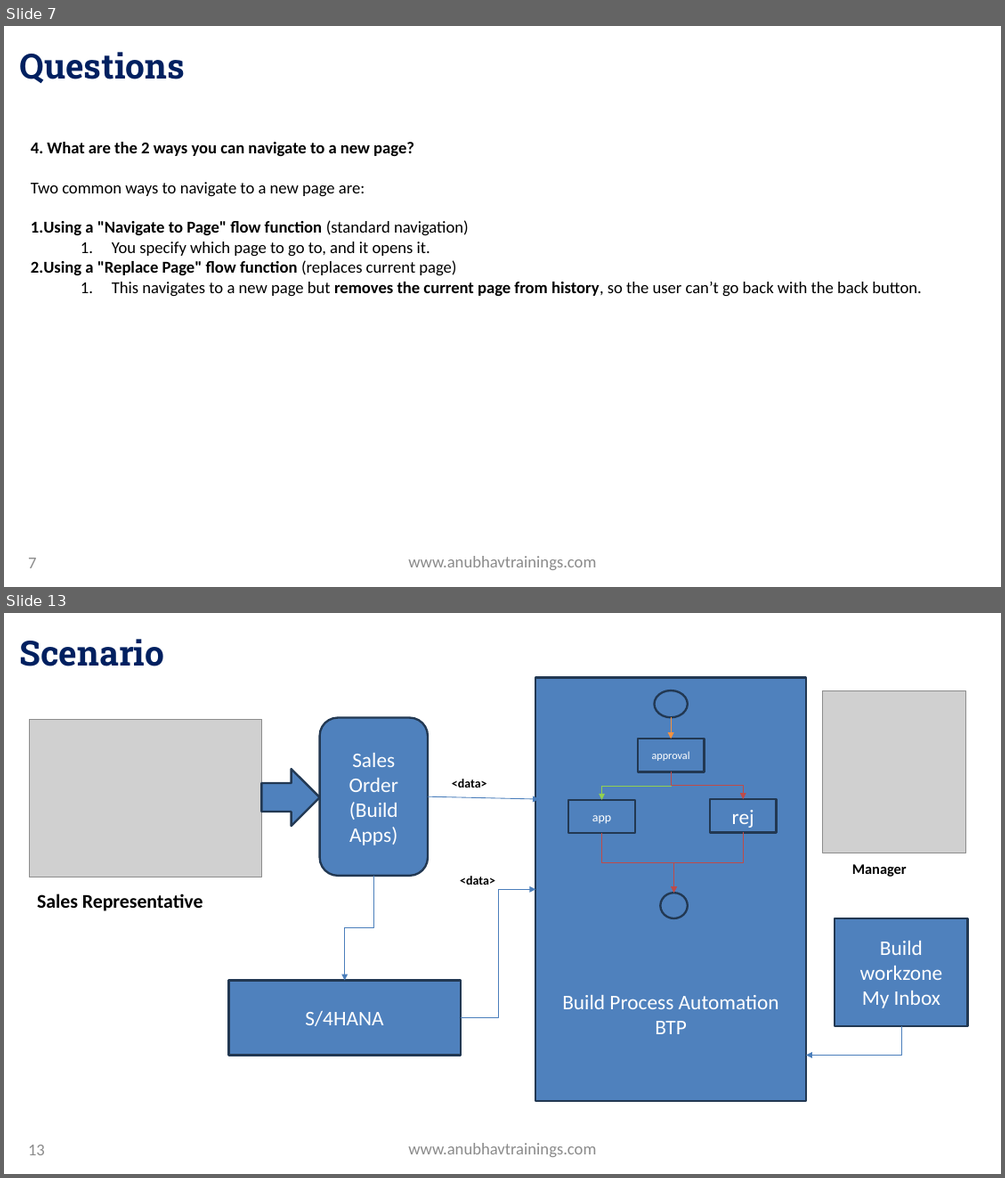
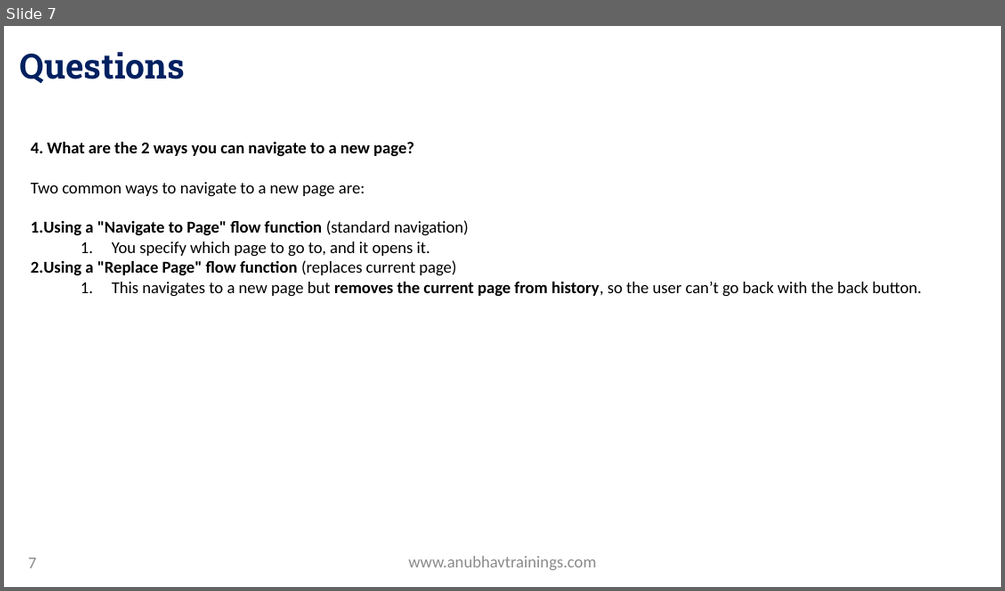
Before and after one commit to soyuztechnologies/SAP_BTP_Build_Apps_Training, a slide deck: Day 7/Day 7 -Build Apps Training.pptx. Shown one above the other, each under a label of ours: slides 7 and 13 before the commit, slide 7 after it; the slides between them are not shown. The pictures are 1005x1178 and 1005x591 pixels, drawn with LibreOffice and Linux fonts; fonts in the diff are those of the drawing; grey boxes stand for pictures; background and template pictures are left out. Boxes give left, top, right and bottom in pixels: in the first picture for what was removed or moved away, otherwise in the second. Text is boxed around its words. In the diff, an @@ line names an element or a change of style, - is before the commit and + after.

```diff
--- a/Day 7/Day 7 -Build Apps Training.pptx
+++ b/Day 7/Day 7 -Build Apps Training.pptx
@@ slide 13 removed at bbox=[4, 613, 1001, 1174], background picture (left out) @@
@@ title removed at bbox=[20, 639, 165, 666] @@
-Scenario
@@ rectangle removed at bbox=[535, 677, 806, 1102] @@
-Build Process Automation
-BTP
@@ ellipse removed at bbox=[654, 690, 687, 718] @@
@@ picture removed at bbox=[822, 690, 965, 852] @@
@@ picture removed at bbox=[30, 719, 261, 877] @@
@@ rounded rectangle removed at bbox=[320, 718, 428, 876] @@
-Sales Order
-(Build Apps)
@@ arrow removed from (671, 718) to (671, 738) @@
@@ rectangle removed at bbox=[638, 738, 704, 771] @@
-approval
@@ right arrow removed at bbox=[261, 769, 320, 826] @@
@@ elbow arrow removed from (671, 771) to (601, 800) @@
@@ elbow arrow removed from (671, 771) to (743, 799) @@
@@ arrow removed from (428, 796) to (539, 799) @@
@@ text removed at bbox=[452, 779, 487, 787] @@
-<data>
@@ rectangle removed at bbox=[710, 799, 777, 832] @@
-rej
@@ rectangle removed at bbox=[568, 800, 635, 833] @@
-app
@@ elbow arrow removed from (601, 833) to (674, 892) @@
@@ elbow arrow removed from (743, 832) to (674, 892) @@
@@ elbow arrow removed from (373, 876) to (344, 981) @@
@@ text removed at bbox=[460, 876, 495, 884] @@
-<data>
@@ text removed at bbox=[852, 864, 906, 876] @@
-Manager
@@ text removed at bbox=[37, 893, 203, 911] @@
-Sales Representative
@@ elbow arrow removed from (461, 1018) to (535, 889) @@
@@ ellipse removed at bbox=[661, 892, 688, 918] @@
@@ rectangle removed at bbox=[834, 918, 968, 1026] @@
-Build workzone
-My Inbox
@@ rectangle removed at bbox=[228, 981, 461, 1055] @@
-S/4HANA
@@ elbow arrow removed from (901, 1027) to (806, 1055) @@
@@ page number removed at bbox=[28, 1144, 45, 1155] @@
-13
@@ text removed at bbox=[408, 1143, 596, 1157] @@
-www.anubhavtrainings.com
```
Also in this commit, not shown: 5 other slides removed, 1 other file.
